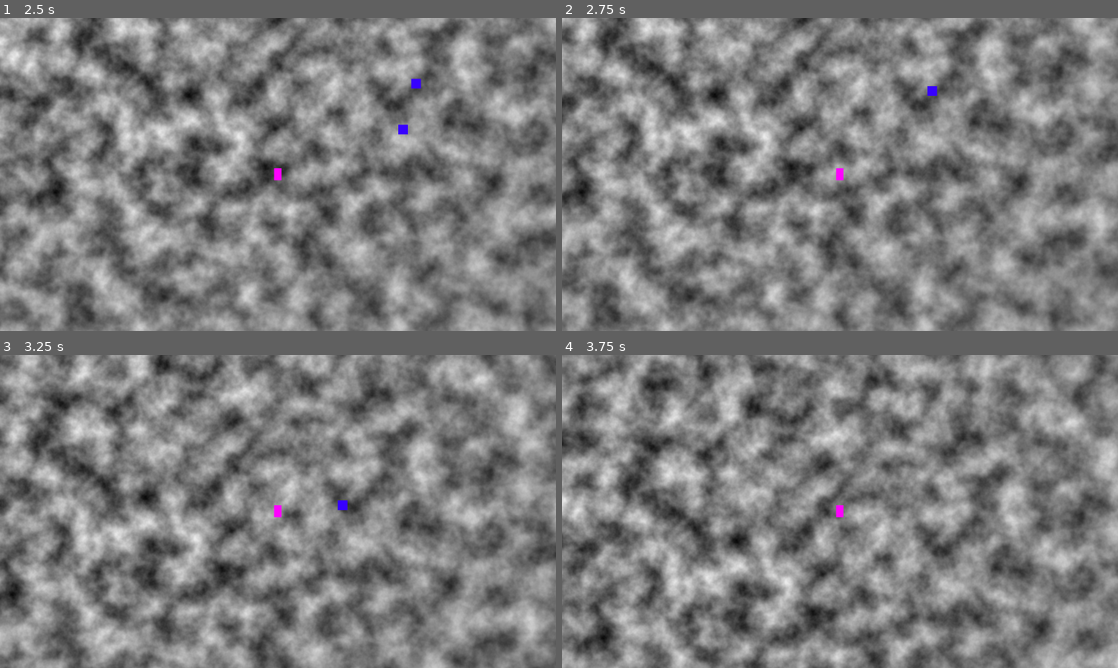
Above: before the commit, frames 1-4 (two rows, left to right).
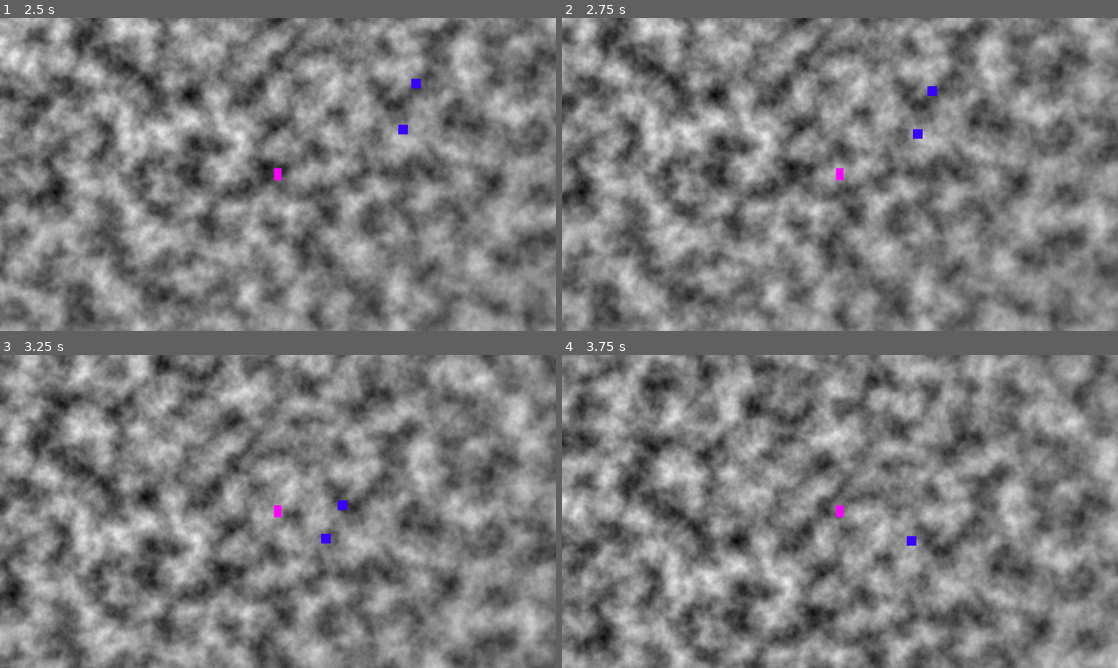
Above: after the commit, the same moments.

Repository: mabanana/survivor-dire
Game: Godot game, scene res://Scenes/main.tscn
Same seed, same stepped clock (60 frames per second), same inputs: the game is played once before the commit and once after it.
Inputs (mouse positions are in pixels of both pictures, inside the frame that each line leads up to):
- Up to frame 1 (2.5 s): tap Enter at 0.5 s; move the mouse to (400, 158) at 0.52 s; hold Right (ui_right) 0.53-1.28 s; tap E at 0.6 s; click (400, 158) at 0.67 s; move the mouse to (166, 190) at 1.27 s; hold Down (ui_down) 1.28-2.03 s; tap Tab at 1.35 s; click (166, 190) at 1.42 s; move the mouse to (333, 105) at 2.02 s; hold Right (ui_right) from 2.03 s (still down); tap 1 at 2.1 s; click (333, 105) at 2.17 s
- Up to frame 2 (2.75 s): keep holding Right (ui_right)
- Up to frame 3 (3.25 s): move the mouse to (250, 574) at 2.77 s; release Right (ui_right) at 2.78 s; hold Up (ui_up) from 2.78 s (still down); tap 2 at 2.85 s; click (250, 574) at 2.92 s
- Up to frame 4 (3.75 s): move the mouse to (1006, 558) at 3.52 s; release Up (ui_up) at 3.53 s; hold Left (ui_left) from 3.53 s (still down); tap 3 at 3.6 s; click (1006, 558) at 3.67 s

Frame 1 is identical in both runs. In frame 2, less than 0.1% of the frame differs, in the area x 63-65%, y 35-39%; in frame 3, less than 0.1%; in frame 4, less than 0.1%, in the area x 62-64%, y 57-62%.

Commit message:
Add auto attack and spell attack

Diff:
--- a/Scenes/square_enemy.tscn
+++ b/Scenes/square_enemy.tscn
@@ -1,12 +1,22 @@
-[gd_scene load_steps=4 format=3 uid="uid://b10pd7gnbgt0a"]
+[gd_scene load_steps=6 format=3 uid="uid://b10pd7gnbgt0a"]
 
 [ext_resource type="Script" path="res://Scripts/square_enemy.gd" id="1_jxvnc"]
+[ext_resource type="Shader" path="res://Shaders/death_shader.gdshader" id="1_u8dud"]
+
+[sub_resource type="ShaderMaterial" id="ShaderMaterial_eiull"]
+shader = ExtResource("1_u8dud")
+shader_parameter/progress = 0.0
+shader_parameter/width = 0.2
+shader_parameter/timed = true
+shader_parameter/speed = 1.0
+shader_parameter/angle = 1.0
 
 [sub_resource type="RectangleShape2D" id="RectangleShape2D_itgy2"]
 
 [sub_resource type="PlaceholderTexture2D" id="PlaceholderTexture2D_5xkq5"]
 
 [node name="SquareEnemy" type="CharacterBody2D"]
+material = SubResource("ShaderMaterial_eiull")
 collision_layer = 2
 collision_mask = 2
 script = ExtResource("1_jxvnc")
--- a/Scripts/aim_cast.gd
+++ b/Scripts/aim_cast.gd
@@ -1,5 +1,4 @@
 class_name AimCast
-extends ShapeCast2D
 
 var core: CoreModel
 var core_changed: Signal
@@ -13,13 +12,16 @@
 func _on_core_changed(context, payload):
 	if context == CoreModel.Context.mouse_button_pressed:
 		if payload[CoreModel.PKey.input_action] == InputHandler.PlayerActions.AIM_ATTACK:
-			position = payload[CoreModel.PKey.mouse_position]
-			force_shapecast_update()
-			prints("collider results:",collision_result)
+			var colliders = get_colldiers(payload[CoreModel.PKey.mouse_position], core.stats.spell_radius)
+			prints("colliders:", colliders)
 
-func _ready():
-	enabled = false
-	set_collision_mask(2)
-	shape = CircleShape2D.new()
-	shape.radius = 40
-	target_position = Vector2(0,0)
+
+func get_colldiers(position, radius):
+	var entities = core.scene.entities
+	var res = []
+	for rid in entities.keys():
+		if entities[rid].entity_type != core.EntityType.player:
+			var dist = (entities[rid].position - core.scene.player_pos).length()
+			if dist <= radius:
+				res.append(rid)
+	return res
--- a/Scripts/core.gd
+++ b/Scripts/core.gd
@@ -12,7 +12,8 @@
 	key_input_pressed,
 	key_input_released,
 	event_mouse_moved,
-
+	damage_started,
+	damage_ended,
 }
 
 enum EntityType {
@@ -28,6 +29,8 @@
 	input_as_text,
 	mouse_relative,
 	mouse_position,
+	amount,
+	num_targets,
 }
 
 func _init() -> void:
--- a/Scripts/core_scene.gd
+++ b/Scripts/core_scene.gd
@@ -1,8 +1,10 @@
 class_name CoreScene
 
+var player_pos: Vector2
 var entities: Dictionary # { rid: EntityModel }
 var nodes: Dictionary # { rid : node_reference }
 
 func _init() -> void:
 	entities = {}
 	nodes = {}
+	player_pos = Vector2(0,0)
--- a/Scripts/core_stats.gd
+++ b/Scripts/core_stats.gd
@@ -1,29 +1,35 @@
 class_name CoreStats
 
 # Player Stats
-var player_pos: Vector2
 var hp: int
 var xp: int
 var damage_amp: float
 var damage_reduc: float
 var attack_speed: float
 var move_speed: float
+var spell_radius: int
+var spell_cooldown: int
+var attack_range: int
 
 # Start Constants
-const START_POS = Vector2(0,0)
 const START_HP = 100
 const START_XP = 0
 const START_DA = 1.0
 const START_AS = 1.0
 const START_MS = 300.0
+const START_SR = 30.0
+const START_SCD = 30
+const START_RG = 250
 
 # static function that returns a fresh player
 static func create_new_player_stats():
 	var new = CoreStats.new()
-	new.player_pos = START_POS
 	new.hp = START_HP
 	new.xp = START_XP
 	new.damage_amp = START_DA
 	new.attack_speed = START_AS
 	new.move_speed = START_MS
+	new.spell_radius = START_SR
+	new.spell_cooldown = START_SCD
+	new.attack_range = START_RG
 	return new
--- a/Scripts/game_character.gd
+++ b/Scripts/game_character.gd
@@ -14,3 +14,6 @@
 
 func _on_core_changed(context, payload):
 	pass
+
+func die():
+	queue_free()
--- a/Scripts/main.gd
+++ b/Scripts/main.gd
@@ -19,20 +19,21 @@
 # Called when the node enters the scene tree for the first time.
 func _ready() -> void:
 	core = CoreModel.new()
+	core_changed.connect(_on_core_changed)
 
 	update_cd = Countdown.new(1/map_update_freq)
 	enemy_spawn_cd = Countdown.new(1/enemy_spawn_freq)
 
 	player = player_scene.instantiate()
 	player.entity_type = CoreModel.EntityType.player
-	aim_cast = AimCast.new()
+	#aim_cast = AimCast.new()
 	input_handler = InputHandler.new()
 
 	input_handler.bind(core, core_changed)
-	aim_cast.bind(core, core_changed)
+	#aim_cast.bind(core, core_changed)
 
 	add_child(input_handler)
-	add_child(aim_cast)
+	#add_child(aim_cast)
 	_add_child_to_scene(player)
 
 	spawn_rect = Vector2(
@@ -46,15 +47,15 @@
 
 # Called every frame. 'delta' is the elapsed time since the previous frame.
 func _process(delta: float) -> void:
-	var tick = update_cd.tick(delta)
-	if tick <= 0:
-		update_cd.reset_cd()
-		_update_map()
-
-	tick = enemy_spawn_cd.tick(delta)
-	if tick <= 0:
-		enemy_spawn_cd.reset_cd()
-		_spawn_enemy(CoreModel.EntityType.square)
+	for cd in [update_cd, enemy_spawn_cd]:
+		var tick = cd.tick(delta)
+		if tick <= 0:
+			if cd == update_cd:
+				cd.reset_cd()
+				_update_map()
+			elif cd == enemy_spawn_cd:
+				cd.reset_cd()
+				_spawn_enemy(CoreModel.EntityType.square)
 
 func _add_child_to_scene(child, bind = true):
 	child.rid = core.gen_id()
@@ -65,18 +66,13 @@
 	add_child(child)
 
 func _update_map():
-	core.stats.player_pos = player.position
-	var dist_closest
+	core.scene.player_pos = player.position
 	for rid in core.scene.entities.keys():
 		core.scene.entities[rid].position = core.scene.nodes[rid].position
 		if rid != player.rid: # for enemies
-			var player_dist = (core.scene.entities[rid].position - player.position).length()
-			if (!dist_closest or player_dist < dist_closest) and player_dist < 500:
-				dist_closest = player_dist
-				player.rid_closest = rid
-
 			if core.scene.entities[rid].hp <= 0:
 				_despawn_enemy(rid)
+	core_changed.emit(core.Context.map_update, null)
 
 func _spawn_enemy(entity_type):
 	var x_or_y = randi_range(0,1)
@@ -86,15 +82,34 @@
 	else:
 		spawn_pos = Vector2(spawn_rect.x * randi_range(0,1), randi_range(0,spawn_rect.y))
 	var node: GameCharacter = square_scene.instantiate()
-	node.position = spawn_pos + core.stats.player_pos
+	node.position = spawn_pos + core.scene.player_pos
 	node.entity_type = entity_type
 	node.bind(core, core_changed)
 	_add_child_to_scene(node)
-	node.position = spawn_pos + core.stats.player_pos
+	node.position = spawn_pos + core.scene.player_pos
 	prints("Enemy spawned at", node.position)
 
 func _despawn_enemy(rid):
-	prints(core.scene.nodes[rid])
+	var enemy = core.scene.nodes[rid]
+	prints(core.scene.nodes[rid].entity_type, "despawned")
 	core.scene.entities.erase(rid)
-	core.scene.nodes[rid].queue_free()
 	core.scene.nodes.erase(rid)
+	enemy.die()
+
+func _damage_event(target_rids, amount, dealer = player.rid):
+	for rid in target_rids:
+		core.scene.entities[rid].hp -= amount
+		print("%s took %s damage from %s" % [
+			core.scene.nodes[rid].name,
+			amount,
+			core.scene.nodes[dealer].name
+		])
+
+
+func _on_core_changed(context, payload):
+	if context == core.Context.damage_started:
+		_damage_event(
+			payload[core.PKey.target_rid],
+			payload[core.PKey.amount],
+			payload[core.PKey.dealer_rid]
+			)
--- a/Scripts/player_controller.gd
+++ b/Scripts/player_controller.gd
@@ -2,10 +2,14 @@
 extends GameCharacter
 
 var attack_cd: Countdown
+var spell_cd: Countdown
 var rid_closest: int
+
+var base_damage: int = 1# replace with some weapon/class system
 
 func _ready() -> void:
 	attack_cd = Countdown.new(1/core.stats.attack_speed)
+	spell_cd = Countdown.new(core.stats.spell_cooldown)
 
 func _physics_process(delta: float) -> void:
 	var direction := Input.get_vector("ui_left", "ui_right", "ui_up", "ui_down")
@@ -19,12 +23,60 @@
 	move_and_slide()
 
 func _process(delta: float) -> void:
-	var tick = attack_cd.tick(delta)
-	if tick <= 0:
-		attack_cd.reset_cd()
-		_attack()
-		print("attack!!")
+	for cd in [attack_cd, spell_cd]:
+		var tick = cd.tick(delta)
+		if tick <= 0:
+			if cd == attack_cd:
+				attack_cd.reset_cd()
+				_attack([rid_closest])
 
-func _attack():
-	if rid_closest and rid_closest in core.scene.entities:
-		core.scene.entities[rid_closest].hp -= core.stats.damage_amp*1
+
+func _on_core_changed(context, payload):
+	if context == CoreModel.Context.mouse_button_pressed:
+		if payload[CoreModel.PKey.input_action] == InputHandler.PlayerActions.AIM_ATTACK:
+			var colliders = _get_colldiers(payload[CoreModel.PKey.mouse_position], core.stats.spell_radius)
+			prints("colliders:", colliders)
+			_attack(colliders)
+	elif context == CoreModel.Context.map_update:
+		_get_closest_enemy()
+
+
+func _get_colldiers(target_pos, radius):
+	var entities = core.scene.entities
+	var res = []
+	for rid in entities.keys():
+		if entities[rid].entity_type != core.EntityType.player:
+			var dist = (entities[rid].position - target_pos).length()
+			if dist <= radius:
+				res.append(rid)
+	return res
+
+func _attack(rid_array):
+	for i in range(len(rid_array)):
+		if rid_array[i] and rid_array[i] in core.scene.entities:
+			print("%s attacked %s for %s damage" % [
+				core.scene.nodes[rid].name,
+				core.scene.nodes[rid_array[i]].name,
+				core.stats.damage_amp * base_damage
+				])
+			core_changed.emit(CoreModel.Context.damage_started,
+			{
+				core.PKey.num_targets: 1,
+				core.PKey.amount : core.stats.damage_amp * base_damage,
+				core.PKey.target_rid : [rid_array[i]],
+				core.PKey.dealer_rid : rid,
+				core.PKey.target_position : core.scene.entities[rid_array[i]].position,
+			})
+
+
+func _get_closest_enemy():
+	var ents = core.scene.entities
+	var dist_closest
+	for ent_rid in ents.keys():
+		if ent_rid == rid:
+			continue
+		var player_dist = (ents[ent_rid].position - position).length()
+		if (!dist_closest or player_dist < dist_closest):
+				if player_dist < core.stats.attack_range:
+					dist_closest = player_dist
+					rid_closest = ent_rid
--- a/Scripts/square_enemy.gd
+++ b/Scripts/square_enemy.gd
@@ -1,8 +1,26 @@
 extends GameCharacter
+var shader_progress: float = 0
+var dead = false
 
 func _physics_process(delta: float) -> void:
-	var direction = (core.stats.player_pos - position).normalized()
-	if direction:
+	var direction = (core.scene.player_pos - position).normalized()
+	if direction and not dead:
 		velocity = direction * core.scene.entities[rid].speed
 
-	move_and_slide()
+		move_and_slide()
+
+func die():
+	queue_free()
+	dead = true
+	velocity = Vector2.ZERO
+	$Sprite2D.material = ShaderMaterial.new()
+	$Sprite2D.material.set("shader", load("res://Shaders/death_material.tres"))
+	$Sprite2D.material.set("shader_parameter/progress", 1)
+
+
+func _process(delta: float) -> void:
+	if dead:
+		$Sprite2D.material.set("shader_parameter/progress", shader_progress)
+		shader_progress += delta * 1
+		if shader_progress >= 1.5:
+			queue_free()
--- /dev/null
+++ b/Shaders/death_material.tres
@@ -0,0 +1,25 @@
+[gd_resource type="ShaderMaterial" load_steps=6 format=3 uid="uid://cfbtdlccv4pqh"]
+
+[ext_resource type="Shader" path="res://Shaders/death_shader.gdshader" id="1_4gbex"]
+
+[sub_resource type="Gradient" id="Gradient_nouhg"]
+offsets = PackedFloat32Array(0.434426, 0.598361, 0.770492)
+colors = PackedColorArray(0, 0, 0, 1, 1, 0.258333, 0.11, 1, 0.93, 0.93, 0.93, 0)
+
+[sub_resource type="GradientTexture2D" id="GradientTexture2D_m7wtu"]
+gradient = SubResource("Gradient_nouhg")
+
+[sub_resource type="FastNoiseLite" id="FastNoiseLite_nd75e"]
+
+[sub_resource type="NoiseTexture2D" id="NoiseTexture2D_ii3mo"]
+noise = SubResource("FastNoiseLite_nd75e")
+
+[resource]
+shader = ExtResource("1_4gbex")
+shader_parameter/progress = 0.0
+shader_parameter/width = 0.2
+shader_parameter/timed = false
+shader_parameter/speed = 1.0
+shader_parameter/angle = 0.0
+shader_parameter/noise = SubResource("NoiseTexture2D_ii3mo")
+shader_parameter/colorCurve = SubResource("GradientTexture2D_m7wtu")
--- /dev/null
+++ b/Shaders/death_shader.gdshader
@@ -0,0 +1,38 @@
+shader_type canvas_item;
+
+//programatically change this if you want to, remove the progress based on time.
+uniform float progress : hint_range(-1.0,2.0) = 0.0;
+//the width of the burn area, higher values makes the burn wider, 1 makes the burn cover the whole sprite
+uniform float width : hint_range(0.0,2.0) = .2;
+
+//Noise to sample from for the burning
+uniform sampler2D noise;
+//colors to use for the burn color, the progress of the burn goes left to right
+uniform sampler2D colorCurve;
+
+//make this timed or not, if not timed, you must programatically set the burn (such as with a lerp)
+uniform bool timed = true;
+//speed of the burn
+uniform float speed : hint_range(0.0,1.0) = 1.0;
+//hacky way to make this angled, far from perfect. 1.0 is right to left. 0 is bottom to top. outside
+//that range is wierd.
+uniform float angle = 1.0;
+
+float inverse_lerp(float a, float b, float v){
+	return (v-a)/(b-a);
+}
+
+void fragment() {
+	float burn_progress;
+	if(timed){
+		burn_progress = (fract(TIME * speed / 2.0) * 2.0);
+	}else{
+		burn_progress = progress;
+	}
+	float noise_value = texture(noise,UV).x;
+	float mask = inverse_lerp(1.0 - burn_progress,(1.0 + width) - burn_progress, (UV.x * angle + UV.y * (1.0-angle)));
+	float value = clamp(mask + noise_value,0.0,1.0);
+	vec4 curve_value = texture(colorCurve,vec2(value));
+	COLOR = mix(COLOR, curve_value, value);
+	COLOR.a = min(texture(TEXTURE,UV).a,COLOR.a);
+}
